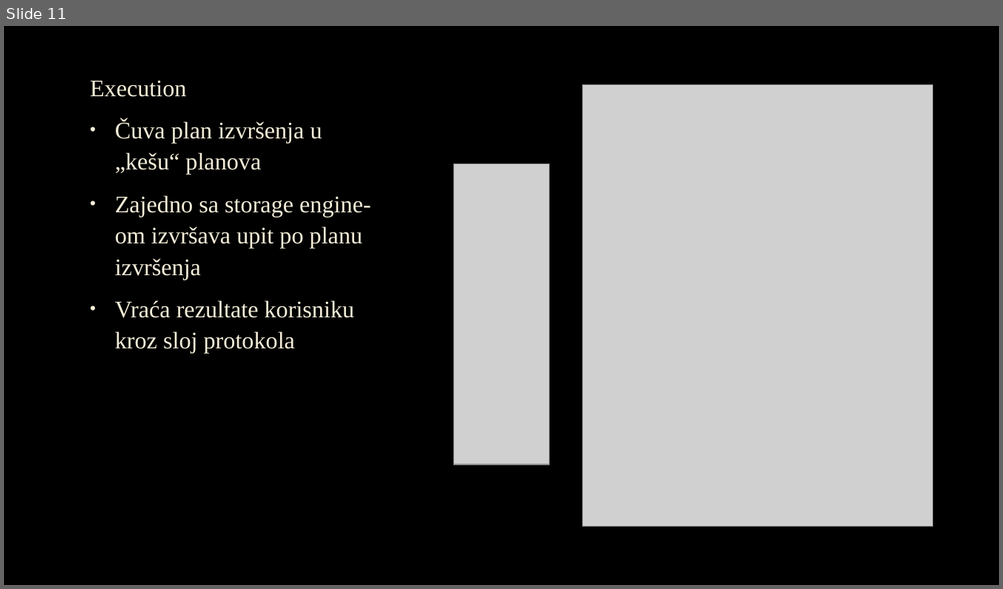
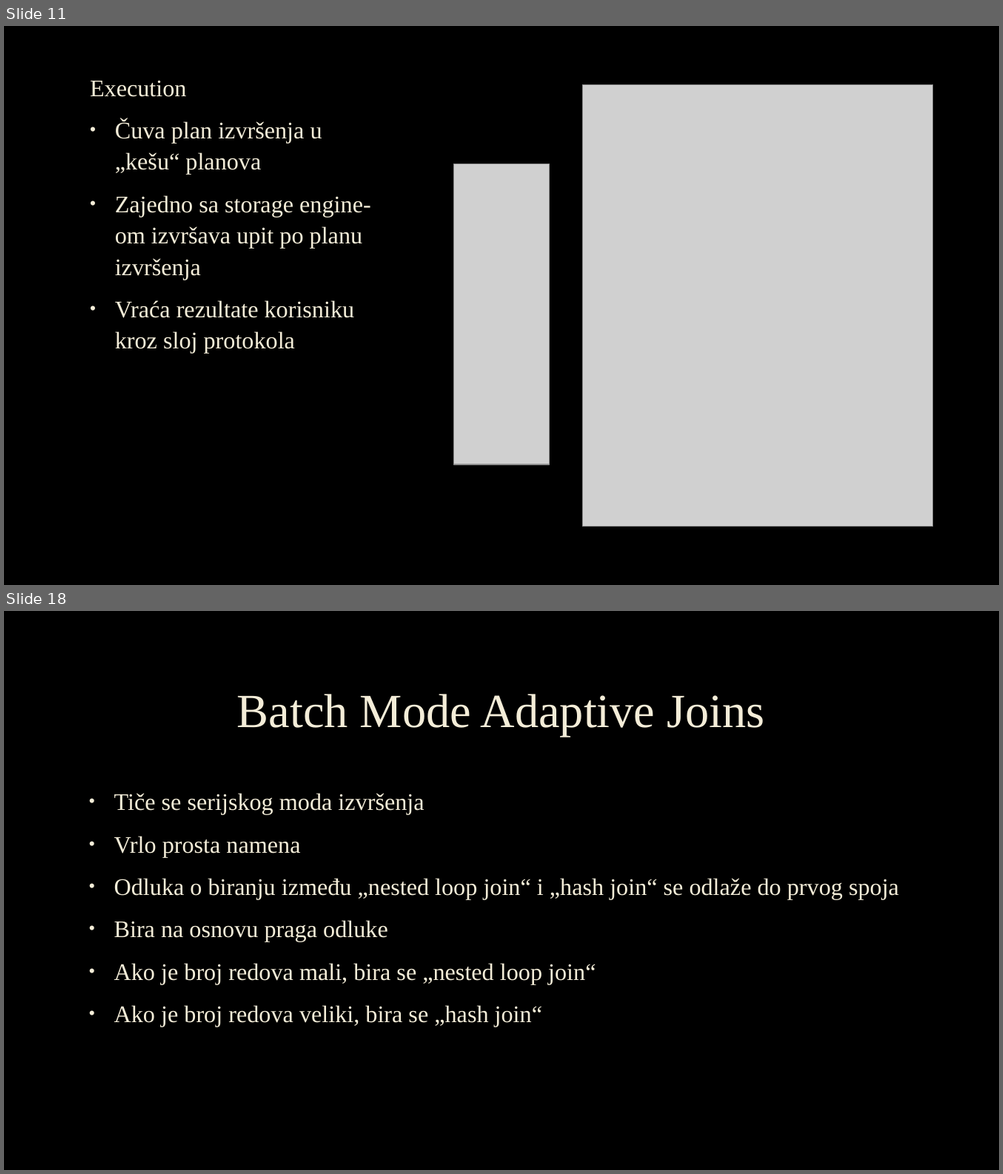
Before and after one commit to Djordje-Nikolic/AdvanceDatabaseSystemsCourse, a slide deck: Seminarski1/MS SQL Server - Obrada upita.pptx. Shown one above the other, each under a label of ours: slide 11 before the commit, slides 11 and 18 after it; the slides between them are not shown. The pictures are 1003x589 and 1003x1174 pixels, drawn with LibreOffice and Linux fonts; fonts in the diff are those of the drawing; grey boxes stand for pictures; background and template pictures are left out. Boxes give left, top, right and bottom in pixels: in the first picture for what was removed or moved away, otherwise in the second. Text is boxed around its words. In the diff, an @@ line names an element or a change of style, - is before the commit and + after.

```diff
--- a/Seminarski1/MS SQL Server - Obrada upita.pptx
+++ b/Seminarski1/MS SQL Server - Obrada upita.pptx
@@ slide 18 added at <box>4,611,999,1170</box>, background picture (left out) @@
@@ title added at <box>237,694,765,736</box>, 46 pt, text #F4EDD8 @@
+Batch Mode Adaptive Joins
@@ text added at <box>114,793,899,1028</box>, 23 pt, text #F4EDD8 @@
+• Tiče se serijskog moda izvršenja
+• Vrlo prosta namena
+• Odluka o biranju između „nested loop join“ i „hash join“ se odlaže do prvog spoja
+• Bira na osnovu praga odluke
+• Ako je broj redova mali, bira se „nested loop join“
+• Ako je broj redova veliki, bira se „hash join“
```
Also in this commit, not shown: 1 slide changed, 14 other slides added, 1 other file.
